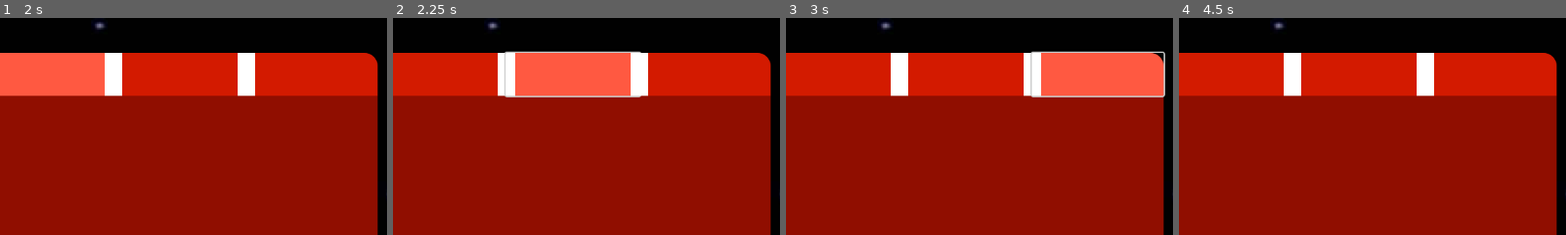
Above: before the commit, frames 1-4 (left to right).
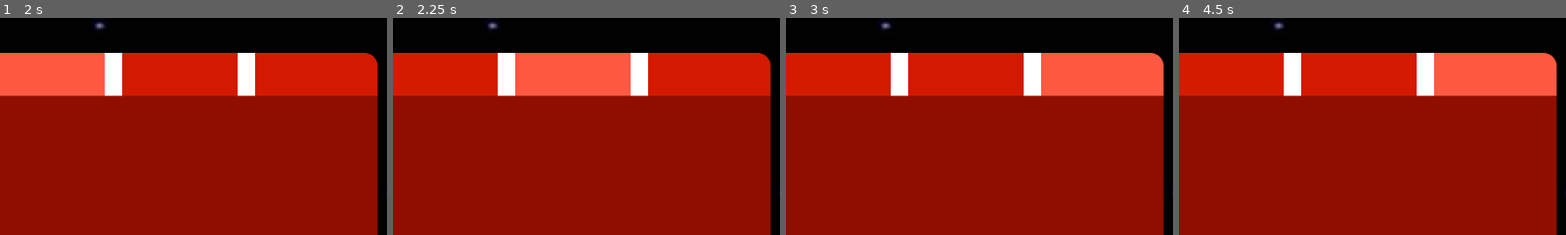
Above: after the commit, the same moments.

Repository: nexora-droid/among-us-clicker
Game: Godot game, scene res://scenes/menu.tscn
Two runs of this game, one before a commit and one after it. Both use one fixed random seed, a clock stepped at 60 frames per second and the inputs below.
Inputs (mouse positions are % of the whole screen's width and height, from its top left):
- Up to frame 1 (2 s): click (50, 50) at 0.5 s; click (48, 13) at 1.25 s
- Up to frame 2 (2.25 s): click (65, 13) at 2 s
- Up to frame 3 (3 s): click (82, 13) at 2.77 s
- Up to frame 4 (4.5 s): click (82, 13) at 3.52 s; click (17, 51) at 4.25 s
The pictures show only the part of the screen within x 42-92%, y 0-50%; the shares and areas given below are measured in that part.

Frame 1 is identical in both runs. In frame 2, 0.7% of the frame differs, in the area x 28-65%, y 15-37%; in frame 3, 0.8%; in frame 4, 6.2%, in the area x 65-98%, y 16-36%.

Commit message:
Handling to indicate which shop part user is on addeD

Diff:
--- a/scenes/clicker.tscn
+++ b/scenes/clicker.tscn
@@ -1,10 +1,12 @@
-[gd_scene load_steps=18 format=3 uid="uid://ewqvn70hrw1j"]
+[gd_scene load_steps=24 format=3 uid="uid://ewqvn70hrw1j"]
 
 [ext_resource type="Script" uid="uid://ocxyd8j27h7f" path="res://scripts/clicker.gd" id="1_tph31"]
 [ext_resource type="Texture2D" uid="uid://bpf3ggwvxy1q6" path="res://images/amonguspsace.jpg" id="2_kmipb"]
 [ext_resource type="Texture2D" uid="uid://bfuj05a8ryv2o" path="res://images/8e5ee3be-fddb-4b85-b9e1-9ff2e379a377.png" id="3_smtw7"]
 [ext_resource type="Script" uid="uid://b7gbn4i5by3gw" path="res://scripts/label.gd" id="4_kmipb"]
 [ext_resource type="Script" uid="uid://b4efh0vdo04km" path="res://scripts/clicker_shop.gd" id="5_smtw7"]
+[ext_resource type="Script" uid="uid://b0rvi1i3ck4x3" path="res://scripts/user_shop.gd" id="6_grrbb"]
+[ext_resource type="Script" uid="uid://degaiwdg2jnid" path="res://scripts/achievements.gd" id="7_61uux"]
 
 [sub_resource type="StyleBoxTexture" id="StyleBoxTexture_6ovwv"]
 texture = ExtResource("2_kmipb")
@@ -48,11 +50,19 @@
 border_width_right = 14
 border_color = Color(1, 1, 1, 1)
 
+[sub_resource type="StyleBoxFlat" id="StyleBoxFlat_alqnx"]
+bg_color = Color(1, 0.34904182, 0.25671515, 1)
+border_width_left = 14
+border_width_right = 14
+border_color = Color(1, 1, 1, 1)
+
 [sub_resource type="StyleBoxFlat" id="StyleBoxFlat_61uux"]
 bg_color = Color(1, 0.34904182, 0.25671515, 1)
 border_width_left = 14
 border_width_right = 14
 border_color = Color(1, 1, 1, 1)
+
+[sub_resource type="StyleBoxEmpty" id="StyleBoxEmpty_smtw7"]
 
 [sub_resource type="StyleBoxFlat" id="StyleBoxFlat_mymv7"]
 bg_color = Color(0.827451, 0.101960786, 0, 1)
@@ -60,11 +70,19 @@
 border_color = Color(1, 1, 1, 1)
 corner_radius_top_right = 20
 
+[sub_resource type="StyleBoxFlat" id="StyleBoxFlat_iwfre"]
+bg_color = Color(1, 0.34904182, 0.25671515, 1)
+border_width_left = 14
+border_color = Color(1, 1, 1, 1)
+corner_radius_top_right = 20
+
 [sub_resource type="StyleBoxFlat" id="StyleBoxFlat_bc8na"]
 bg_color = Color(1, 0.34904182, 0.25671515, 1)
 border_width_left = 14
 border_color = Color(1, 1, 1, 1)
 corner_radius_top_right = 20
+
+[sub_resource type="StyleBoxEmpty" id="StyleBoxEmpty_6ovwv"]
 
 [node name="Clicker" type="Control"]
 layout_mode = 3
@@ -161,9 +179,12 @@
 offset_bottom = 64.0
 grow_horizontal = 2
 theme_override_styles/normal = SubResource("StyleBoxFlat_grrbb")
+theme_override_styles/pressed = SubResource("StyleBoxFlat_alqnx")
 theme_override_styles/hover = SubResource("StyleBoxFlat_61uux")
-
-[node name="Settings" type="Button" parent="Shop/ShopPanel"]
+theme_override_styles/focus = SubResource("StyleBoxEmpty_smtw7")
+script = ExtResource("6_grrbb")
+
+[node name="Achievements" type="Button" parent="Shop/ShopPanel"]
 layout_mode = 1
 anchors_preset = 1
 anchor_left = 1.0
@@ -172,7 +193,13 @@
 offset_bottom = 64.0
 grow_horizontal = 0
 theme_override_styles/normal = SubResource("StyleBoxFlat_mymv7")
+theme_override_styles/pressed = SubResource("StyleBoxFlat_iwfre")
 theme_override_styles/hover = SubResource("StyleBoxFlat_bc8na")
+theme_override_styles/focus = SubResource("StyleBoxEmpty_6ovwv")
+script = ExtResource("7_61uux")
 
 [connection signal="button_down" from="AmongUs" to="." method="_on_among_us_button_down"]
 [connection signal="button_up" from="AmongUs" to="." method="_on_among_us_button_up"]
+[connection signal="pressed" from="Shop/ShopPanel/ClickerShop" to="." method="_on_clicker_shop_pressed"]
+[connection signal="pressed" from="Shop/ShopPanel/UserShop" to="." method="_on_user_shop_pressed"]
+[connection signal="pressed" from="Shop/ShopPanel/Achievements" to="." method="_on_achievements_pressed"]
--- /dev/null
+++ b/scripts/achievements.gd
@@ -0,0 +1,11 @@
+extends Button
+
+
+# Called when the node enters the scene tree for the first time.
+func _ready() -> void:
+	pass # Replace with function body.
+
+
+# Called every frame. 'delta' is the elapsed time since the previous frame.
+func _process(delta: float) -> void:
+	pass
--- a/scripts/clicker.gd
+++ b/scripts/clicker.gd
@@ -1,6 +1,8 @@
 extends Control
 @onready var among_us: Button = $AmongUs
-
+@onready var clicker_shop: Button = $Shop/ShopPanel/ClickerShop
+@onready var achievements: Button = $Shop/ShopPanel/Achievements
+@onready var user_shop: Button = $Shop/ShopPanel/UserShop
 
 signal among_pressed()
 func _on_among_us_button_down() -> void:
@@ -11,3 +13,24 @@
 
 func _on_among_us_button_up() -> void:
 	among_us.scale = Vector2(1, 1)
+
+
+func _on_user_shop_pressed() -> void:
+	user_shop.toggle_mode = true
+	user_shop.button_pressed = true
+	clicker_shop.toggle_mode = false
+	achievements	.toggle_mode = false
+
+
+func _on_clicker_shop_pressed() -> void:
+	clicker_shop.toggle_mode = true
+	clicker_shop.button_pressed = true
+	achievements.toggle_mode = false
+	user_shop.toggle_mode = false
+
+
+func _on_achievements_pressed() -> void:
+	achievements.toggle_mode = true
+	achievements.button_pressed = true
+	user_shop.toggle_mode = false
+	clicker_shop.toggle_mode = false
--- /dev/null
+++ b/scripts/user_shop.gd
@@ -0,0 +1,11 @@
+extends Button
+
+
+# Called when the node enters the scene tree for the first time.
+func _ready() -> void:
+	pass # Replace with function body.
+
+
+# Called every frame. 'delta' is the elapsed time since the previous frame.
+func _process(delta: float) -> void:
+	pass
Not shown, added: scripts/achievements.gd.uid
Not shown, added: scripts/user_shop.gd.uid
